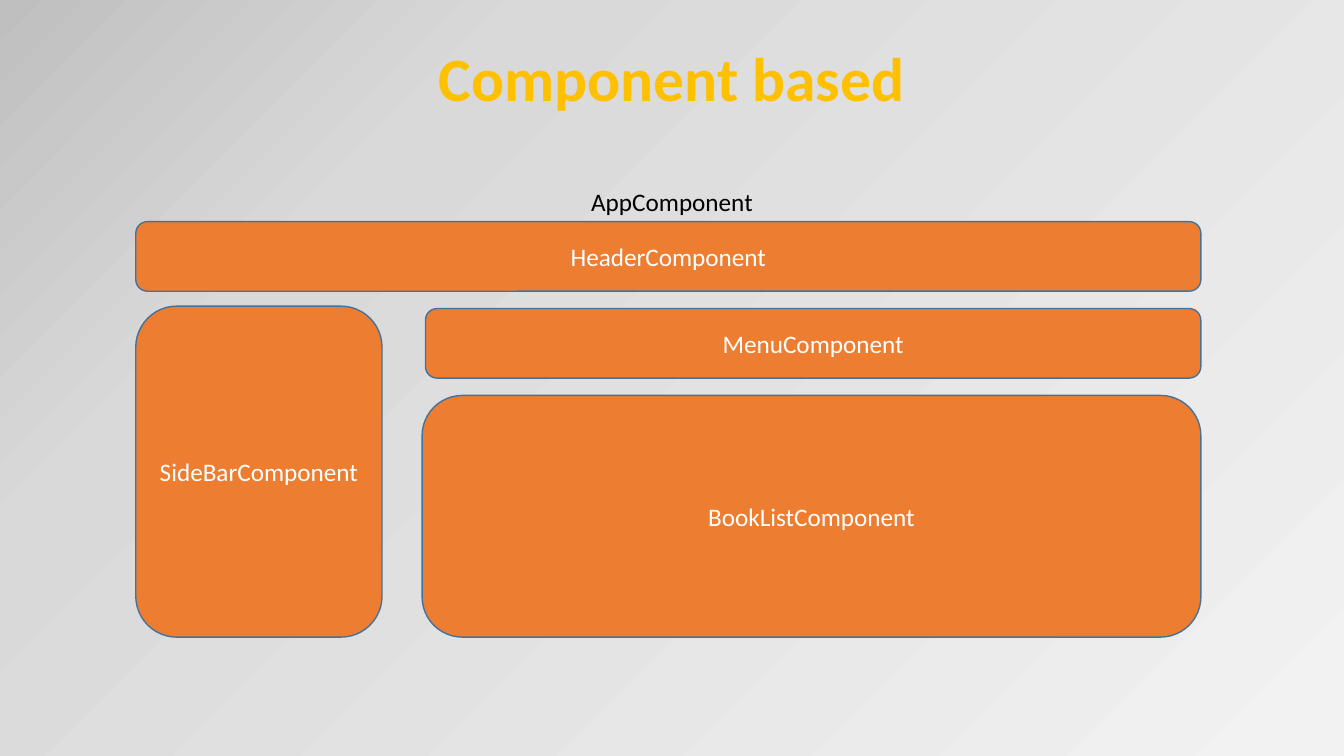
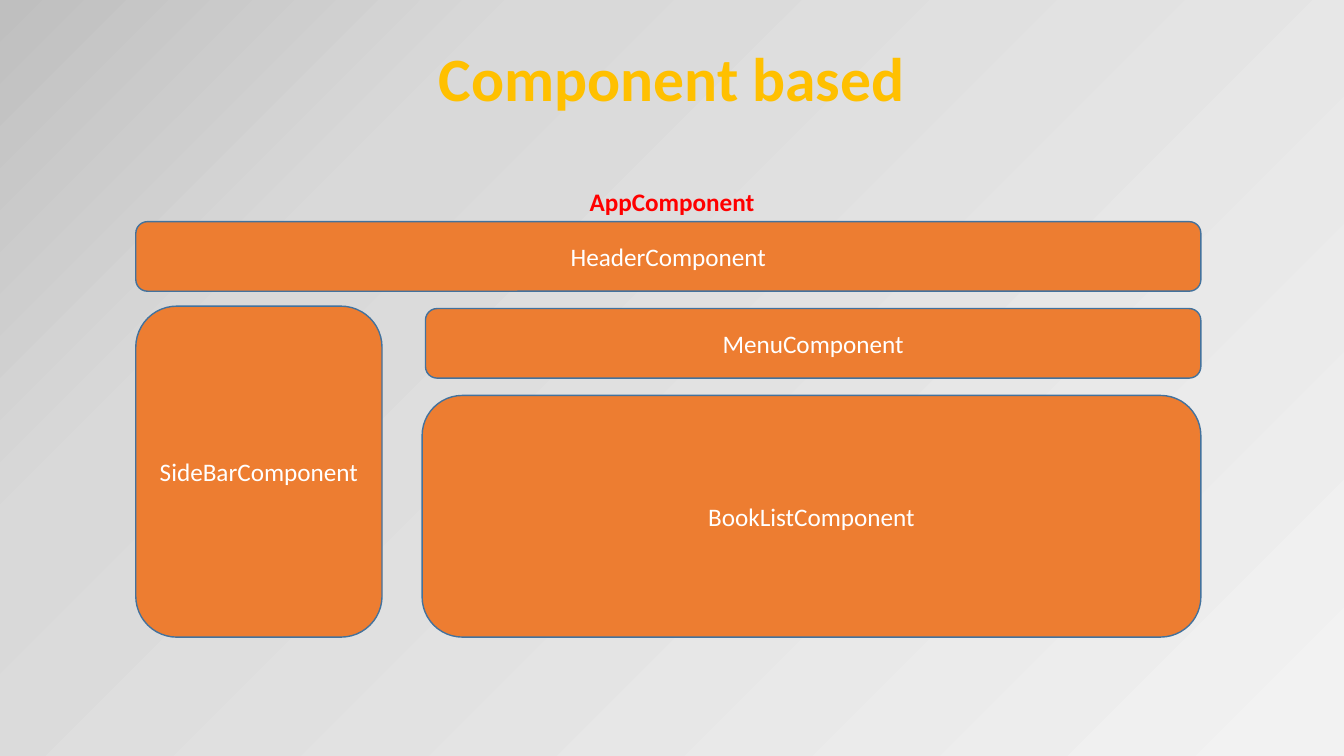
Before and after one commit to OrdinaNederland/hackjam-angular, a slide deck: slide 10 of Angular2.pptx. Drawn at 1344x756 pixels with LibreOffice and Linux fonts; fonts in the diff are those of the drawing. Boxes give left, top, right and bottom in pixels: in the first picture for what was removed or moved away, otherwise in the second. Text is boxed around its words. In the diff, an @@ line names an element or a change of style, - is before the commit and + after.

```diff
--- a/Angular2.pptx
+++ b/Angular2.pptx
@@ text "AppComponent" at box(590, 194, 755, 215): text colour #000000 to #FF0000, bold on @@
```
Also in this commit, not shown: 11 other slides changed, 2 slides added, 1 other file.
